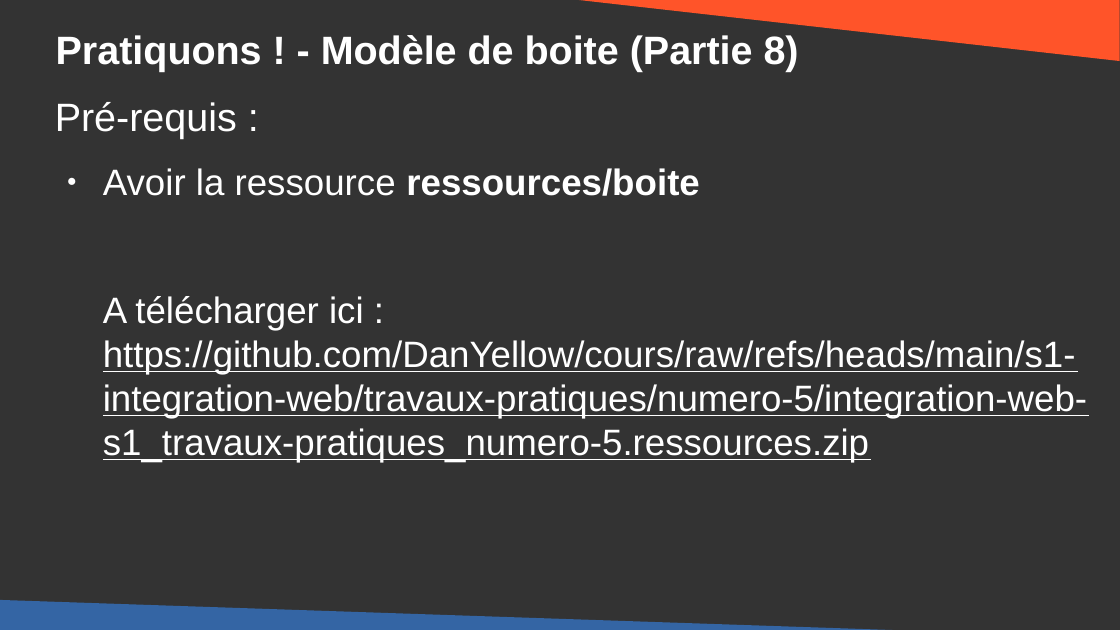
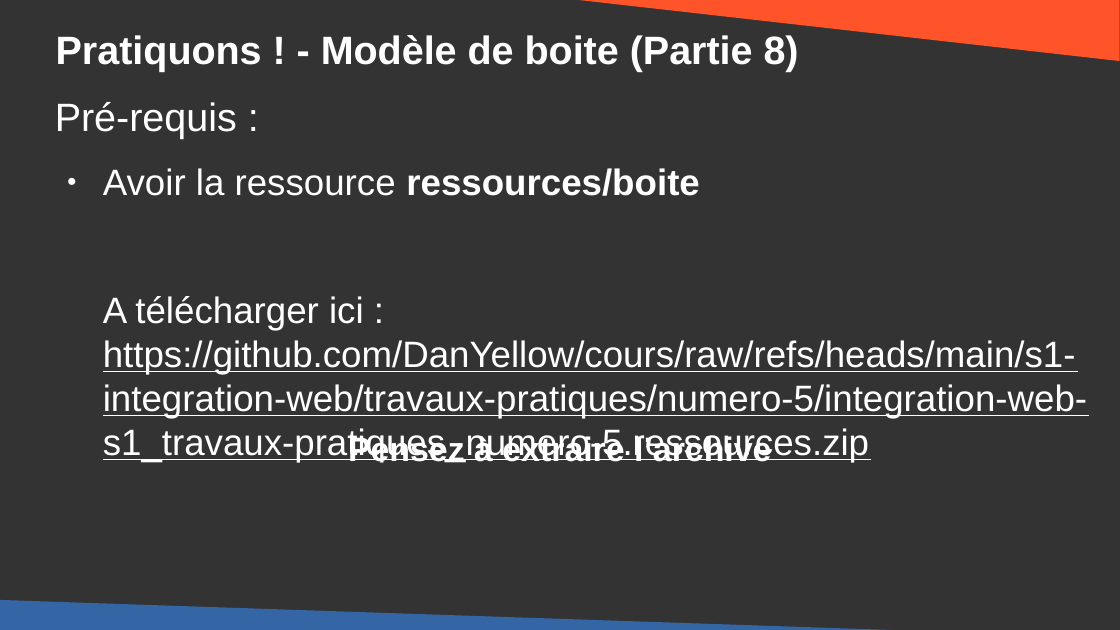
Before and after one commit to DanYellow/cours, a slide deck: slide 72 of s1-integration-web/travaux-pratiques/numero-5/presentation.odp. Drawn at 1120x630 pixels with LibreOffice and Linux fonts; fonts in the diff are those of the drawing. Boxes give left, top, right and bottom in pixels: in the first picture for what was removed or moved away, otherwise in the second. Text is boxed around its words. In the diff, an @@ line names an element or a change of style, - is before the commit and + after.

```diff
--- a/s1-integration-web/travaux-pratiques/numero-5/presentation.odp
+++ b/s1-integration-web/travaux-pratiques/numero-5/presentation.odp
@@ title added at box(348, 434, 771, 468), 24 pt, text #FFFFFF, bold @@
+Pensez à extraire l’archive
```
Also in this commit, not shown: 8 other slides changed, 4 other files.
